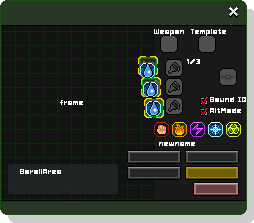
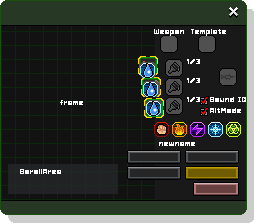
Layered file, before and after one edit (254×223). Changes by layer:
added layer "lbldye2" above "lbldye3" over [187, 78, 200, 83]
added layer "lbldye3" above "lblSound" over [187, 97, 200, 102]
